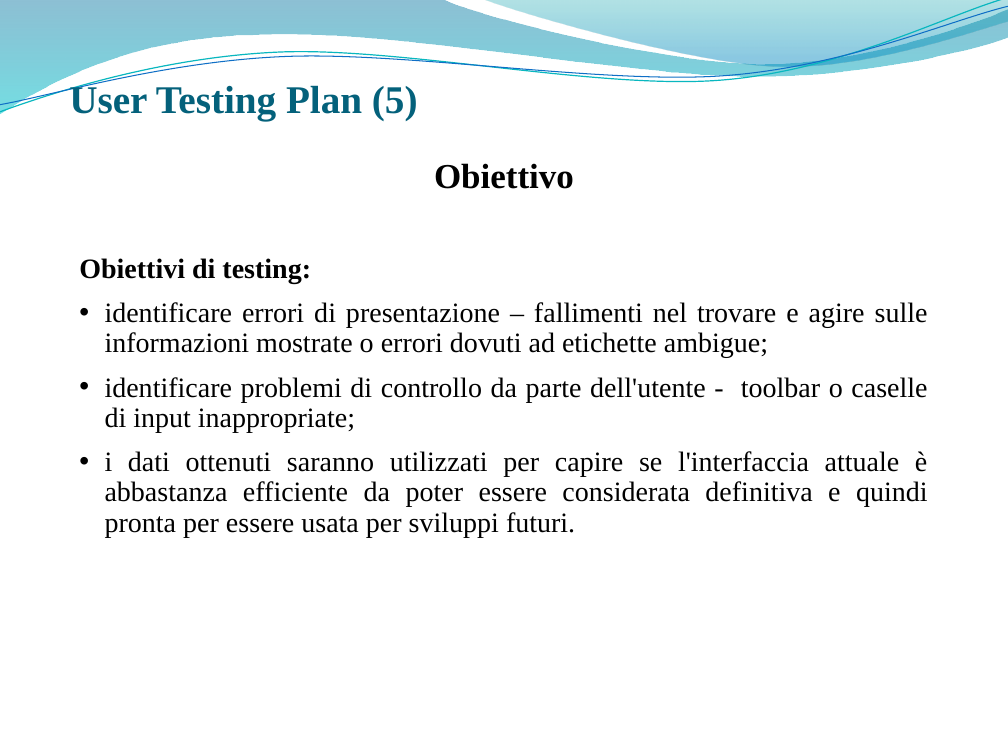
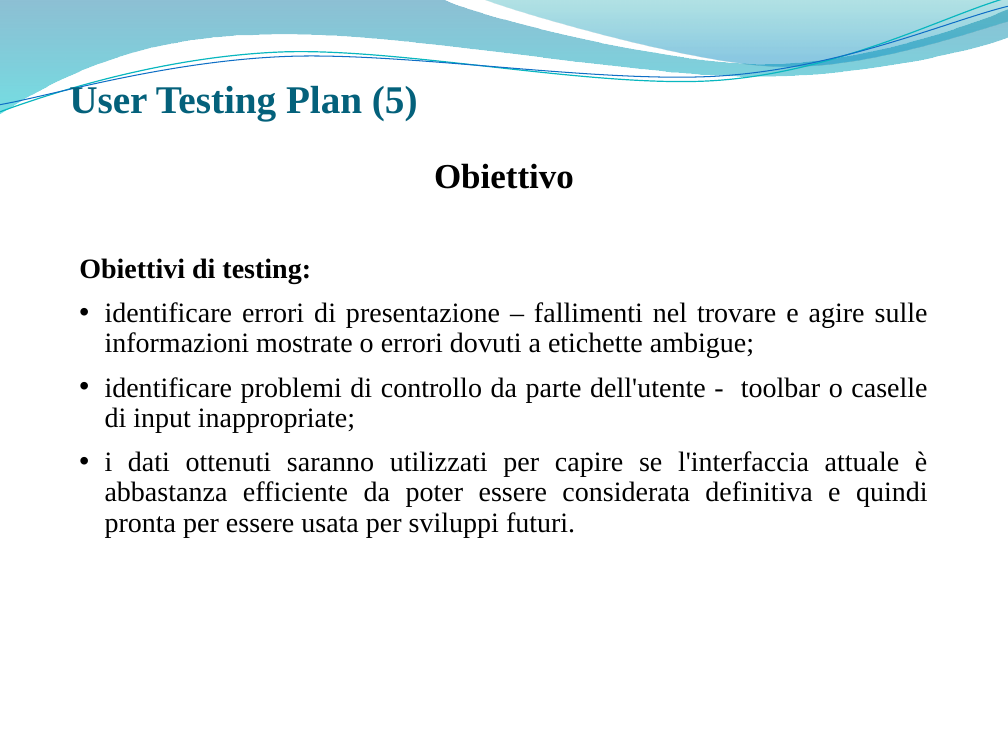
Before and after one commit to giusmastro91/Cognitive-systems, a slide deck: slide 10 of Prova_6_RisultatiValutazione/Leone_Mastrosimone_PresentazioneProgetto.pptx. Drawn at 1008x756 pixels with LibreOffice and Linux fonts; fonts in the diff are those of the drawing; background and template pictures are left out. Boxes give left, top, right and bottom in pixels: in the first picture for what was removed or moved away, otherwise in the second. Text is boxed around its words. In the diff, an @@ line names an element or a change of style, - is before the commit and + after.

```diff
--- a/Prova_6_RisultatiValutazione/Leone_Mastrosimone_PresentazioneProgetto.pptx
+++ b/Prova_6_RisultatiValutazione/Leone_Mastrosimone_PresentazioneProgetto.pptx
@@ text at box(105, 302, 928, 358): text changed @@
-• identificare errori di presentazione – fallimenti nel trovare e agire sulle informazioni mostrate o errori dovuti ad etichette ambigue;
+• identificare errori di presentazione – fallimenti nel trovare e agire sulle informazioni mostrate o errori dovuti a etichette ambigue;
```
Also in this commit, not shown: 2 other slides changed.
